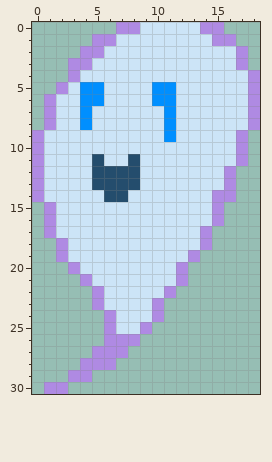
Edited in one commit: pixel-art sprite (sprites/ghost frames/ghost_anim_5.png). The picture above is the old version.
The file is 32x32 pixels. The old version is drawn lined up with the new one, on the new canvas.
The result:
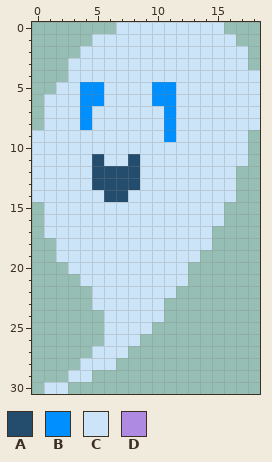
Palette (. is transparent): A #244d6d  B #008fff  C #cce4f7  D #af8ae3
Changes in this commit:
canvas 32x32 -> 19x31, the old top-left corner now at -3,0 (the part of the old canvas that was cut away was empty and is not shown)
y 0: x 7..8 DD -> CC; x 14..15 DD -> CC
y 1: x 5..6 DD -> CC; x 15..16 DD -> CC
y 2: x 4..5 DD -> CC; x 17 D -> C
y 3: x 3..4 DD -> CC; x 17 D -> C
y 4: x 3 D -> C; x 18 D -> C
y 5: x 2 D -> C; x 18 D -> C
y 6..8: x 1 D -> C; x 18 D -> C
y 9..11: x 0 D -> C; x 17 D -> C
y 12..13: x 0 D -> C; x 16 D -> C
y 14: x 0 D -> C; x 15..16 DD -> CC
y 15..16: x 1 D -> C; x 15 D -> C
y 17: x 1 D -> C; x 14 D -> C
y 18: x 2 D -> C; x 14 D -> C
y 19: x 2 D -> C; x 13 D -> C
y 20: x 3 D -> C; x 12 D -> C
y 21: x 4 D -> C; x 12 D -> C
y 22: x 5 D -> C; x 11 D -> C
y 23: x 5 D -> C; x 10 D -> C
y 24: x 6 D -> C; x 10 D -> C
y 25: x 6 D -> C; x 9 D -> C
y 26: x 6..8 DDD -> CCC
y 27: x 5..7 DDD -> CCC
y 28: x 4..6 DDD -> CCC
y 29: x 3..4 DD -> CC
y 30: x 1..2 DD -> CC
Changed places in both pictures, as pixel boxes (x1, y1, x2, y2):
changed: (32, 22, 260, 394)
